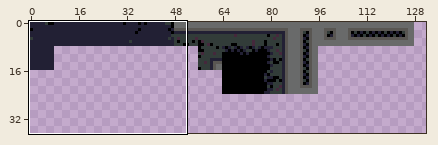
A pixel-art file gets an edit: art/tiles.aseprite. The picture above shows the old version from afar; the outline marks the close-up.
Close-up. First the earlier version:
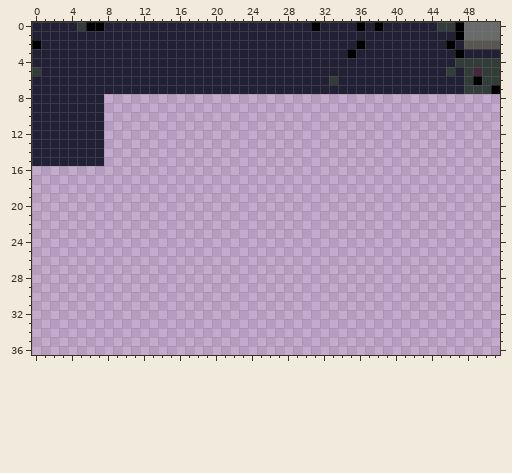
512x512 pixels, 1 frame. Colours within 5 levels of each other are drawn and written as one. Shown: x 0..51, y 0..36. The wide view leaves out empty margins.
Once edited:
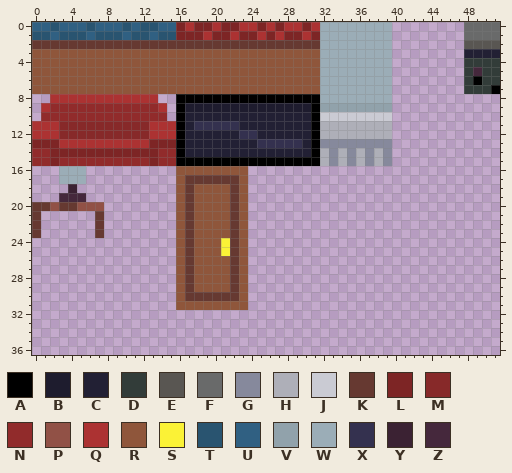
Palette (. is transparent): A #000000  B #1e1c2e  C #222034  D #323c39  E #595652  F #696a6a  G #86899c  H #aeafb8  J #cacbd3  K #663931  L #7d2525  M #872929  N #912b2b  P #915146  Q #ac3232  R #8f563b  S #fbf236  T #295470  U #306082  V #91a2ab  W #9badb7  X #34314f  Y #3b2233  Z #45283c
The author wrote: add a bunch of house object sprites
Difference:
Changed rows in their new state; - is an unchanged pixel.
first column x 0:
 0 UUTUUUTUUUTUTTUULQLLQLLQQLQLQQLQWWWWWWWW........
 1 TTUTTTUTTTUTTUTTLLLQLLQLLQLQLLQLWWWWWWWW........
 2 KKKKKKKKKKKKKKKKKKKKKKKKKKKKKKKKWWWWWWWW........
 3 RRRRRRRRRRRRRRRRRRRRRRRRRRRRRRRRWWWWWWWW........
 4 RRRRRRRRRRRRRRRRRRRRRRRRRRRRRRRRWWWWWWWW........
 5 RRRRRRRRRRRRRRRRRRRRRRRRRRRRRRRRWWWWWWWW........
 6 RRRRRRRRRRRRRRRRRRRRRRRRRRRRRRRRWWWWWWWW........
 7 RRRRRRRRRRRRRRRRRRRRRRRRRRRRRRRRWWWWWWWW........
 8 ..QQQQQQQQQQQQ--AAAAAAAAAAAAAAAAWWWWWWWW--------
 9 .QNNNNNNNNNNNNQ-ABBBBBBBBBBBBBBAVVVVVVVV--------
10 .NNNNNNNNNNNNNN-ACCCCCCCCCCCCCCAJJJJJJJJ--------
11 QQQMMMMMMMMMMQQQACXXXXXCCCCCCCCAHHHHHHHH--------
12 QQQMMMMMMMMMMQQQACCCCCCXXCCCCCCAHHHHHHHH--------
13 LLLQQQQQQQQQQLLLACCCCCCCCXXXXXCAGGGGGGGG--------
14 NNLLLLLLLLLLLLNNACCCCCCCCCCCCCCAHGHGHGHG--------
15 NNLNNNNNNNNNNLNNAAAAAAAAAAAAAAAAHGHGHGHG--------
16 ---WWW----------RRRRRRRR------------------------
17 ---WWW----------RKKKKKKR------------------------
18 ----Y-----------RKRRRRKR------------------------
19 ---ZZZ----------RKRRRRKR------------------------
20 KKPKKPPP--------RKRRRRKR------------------------
21 K------K--------RKRRRRKR------------------------
22 K------K--------RKRRRRKR------------------------
23 K------K--------RKRRRRKR------------------------
24 ----------------RKRRRSKR------------------------
25 ----------------RKRRRSKR------------------------
26 ----------------RKRRRRKR------------------------
27 ----------------RKRRRRKR------------------------
28 ----------------RKRRRRKR------------------------
29 ----------------RKRRRRKR------------------------
30 ----------------RKKKKKKR------------------------
31 ----------------RRRRRRRR------------------------
Where, in picture pixels (left, top, right, bottom), the same in both close-ups:
changed: (32, 22, 464, 310)
